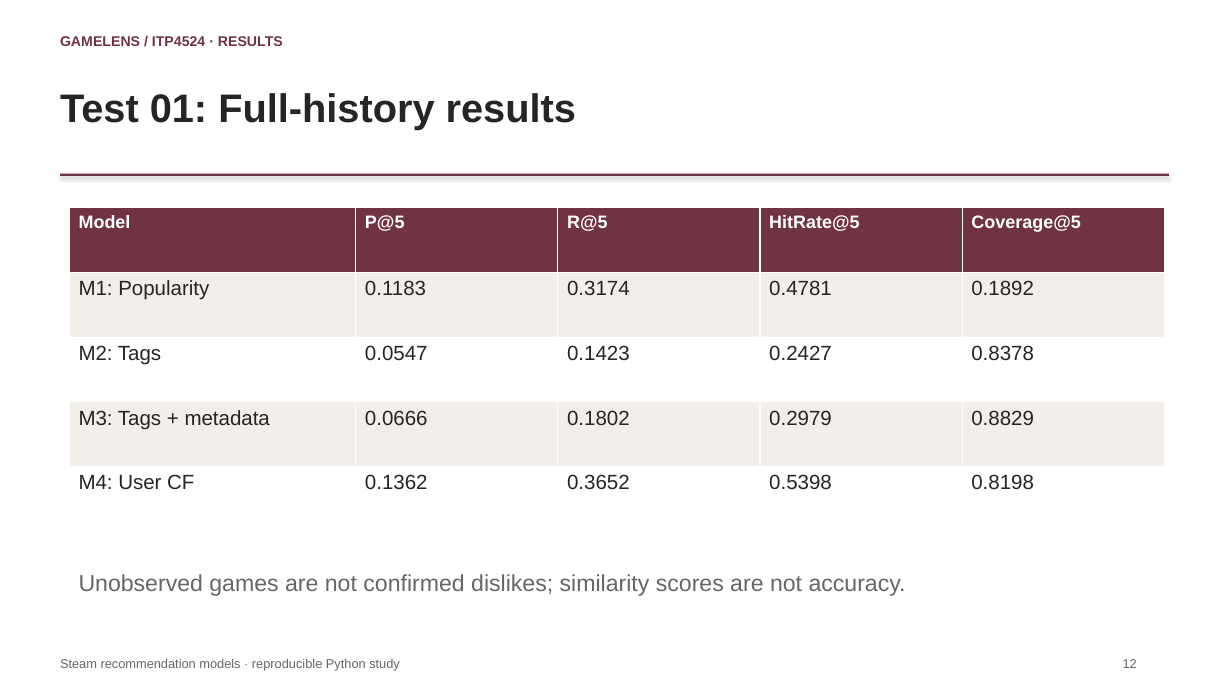
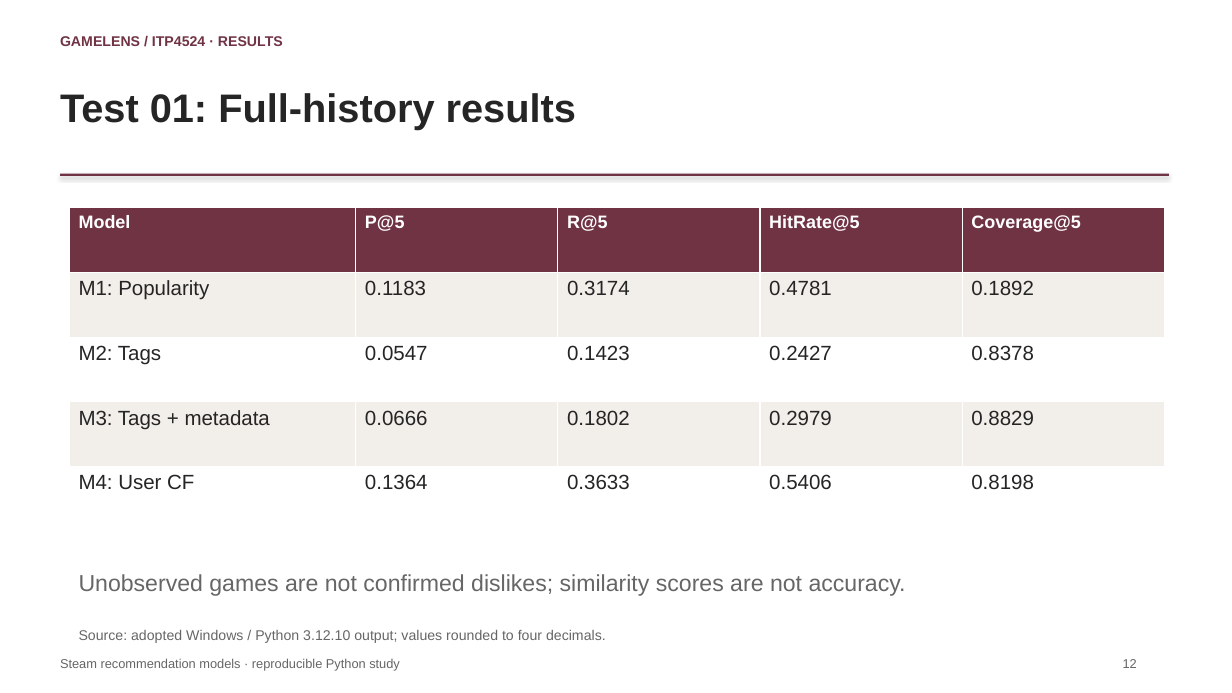
Before and after one commit to CalebChan411/ITP4524GP, a slide deck: slide 12 of part_b/game_recommendation/presentation.pptx. Drawn at 1232x693 pixels with LibreOffice and Linux fonts; fonts in the diff are those of the drawing. Boxes give left, top, right and bottom in pixels: in the first picture for what was removed or moved away, otherwise in the second. Text is boxed around its words. In the diff, an @@ line names an element or a change of style, - is before the commit and + after.

Commit message:
Adopt Windows Python 3.12.10 output as the reporting reference

```diff
--- a/part_b/game_recommendation/presentation.pptx
+++ b/part_b/game_recommendation/presentation.pptx
@@ table at [69,208,1165,531] @@
-row 5: M4: User CF | 0.1362 | 0.3652 | 0.5398 | 0.8198
+row 5: M4: User CF | 0.1364 | 0.3633 | 0.5406 | 0.8198
@@ text added at [79,630,606,643], 11 pt, text #666666 @@
+Source: adopted Windows / Python 3.12.10 output; values rounded to four decimals.
```
Also in this commit, not shown: 3 other slides changed, 8 other files.
